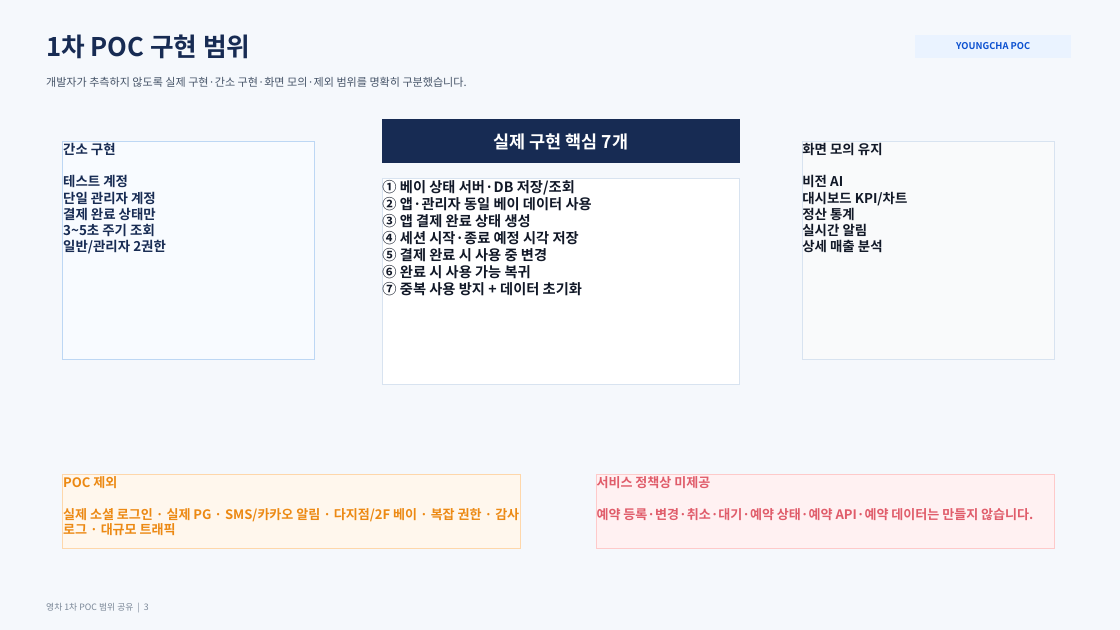
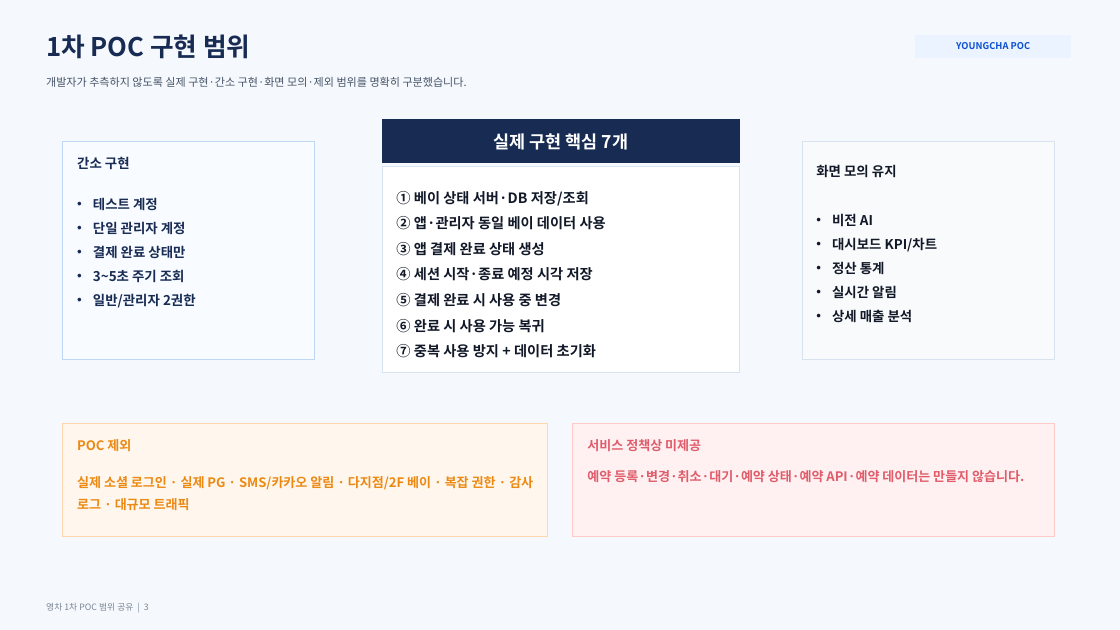
Before and after one commit to Nick7474/youngcha, a slide deck: slide 3 of docs/youngcha_1nd_poc_scope_deck.pptx. Drawn at 1120x630 pixels with LibreOffice and Linux fonts; fonts in the diff are those of the drawing. Boxes give left, top, right and bottom in pixels: in the first picture for what was removed or moved away, otherwise in the second. Text is boxed around its words. In the diff, an @@ line names an element or a change of style, - is before the commit and + after.

```diff
--- a/docs/youngcha_1nd_poc_scope_deck.pptx
+++ b/docs/youngcha_1nd_poc_scope_deck.pptx
@@ text in rectangle at [63,141,166,254]: text removed @@
-간소 구현
-테스트 계정
-단일 관리자 계정
-결제 완료 상태만
-3~5초 주기 조회
-일반/관리자 2권한
@@ text in rectangle at [802,142,908,253]: text removed @@
-화면 모의 유지
-비전 AI
-대시보드 KPI/차트
-정산 통계
-실시간 알림
-상세 매출 분석
@@ text added at [77,156,196,308], 11.5 pt, text #172B53, bold @@
+간소 구현
+• 테스트 계정
+• 단일 관리자 계정
+• 결제 완료 상태만
+• 3~5초 주기 조회
+• 일반/관리자 2권한
@@ rectangle added at [382,166,739,373], fill #FFFFFF, outline #D8E3F0 0.75 pt @@
@@ text added at [816,164,938,323], 11.5 pt, text #111827, bold @@
+화면 모의 유지
+• 비전 AI
+• 대시보드 KPI/차트
+• 정산 통계
+• 실시간 알림
+• 상세 매출 분석
@@ text "① 베이 상태 서버·DB 저장/조회": place and size @@
-text "① 베이 상태 서버·DB 저장/조회" at [382,178,739,385]
+text "① 베이 상태 서버·DB 저장/조회" at [396,191,606,358]
@@ text "① 베이 상태 서버·DB 저장/조회" at [396,191,606,358]: line spacing 1 to 1.5; fill #FFFFFF to none; outline #D8E3F0 0.75 pt to none @@
@@ rectangle added at [63,423,548,537], fill #FFF7ED, outline #FED7AA 0.75 pt @@
@@ text "POC 제외": place and size @@
-text "POC 제외" at [63,475,521,549]
+text "POC 제외" at [77,439,533,510]
@@ text "POC 제외" at [77,439,533,510]: fill #FFF7ED to none; outline #FED7AA 0.75 pt to none @@
@@ rectangle added at [573,423,1054,537], fill #FFF1F2, outline #FECACA 0.75 pt @@
@@ text "서비스 정책상 미제공": place and size @@
-text "서비스 정책상 미제공" at [597,475,1054,549]
+text "서비스 정책상 미제공" at [587,439,1024,482]
@@ text "서비스 정책상 미제공" at [587,439,1024,482]: fill #FFF1F2 to none; outline #FECACA 0.75 pt to none @@
@@ text at [77,476,533,510]: line spacing 1 to 1.4 @@
```
Also in this commit, not shown: 3 other slides changed, 1 slide added, 2 other files.
